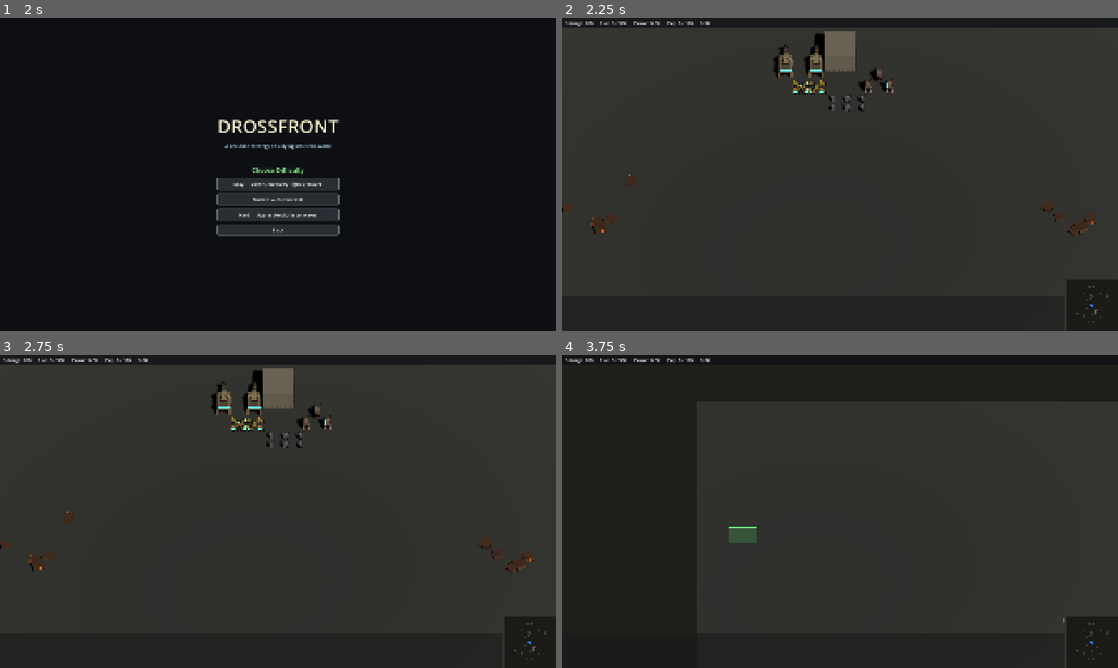
Above: before the commit, frames 1-4 (two rows, left to right).
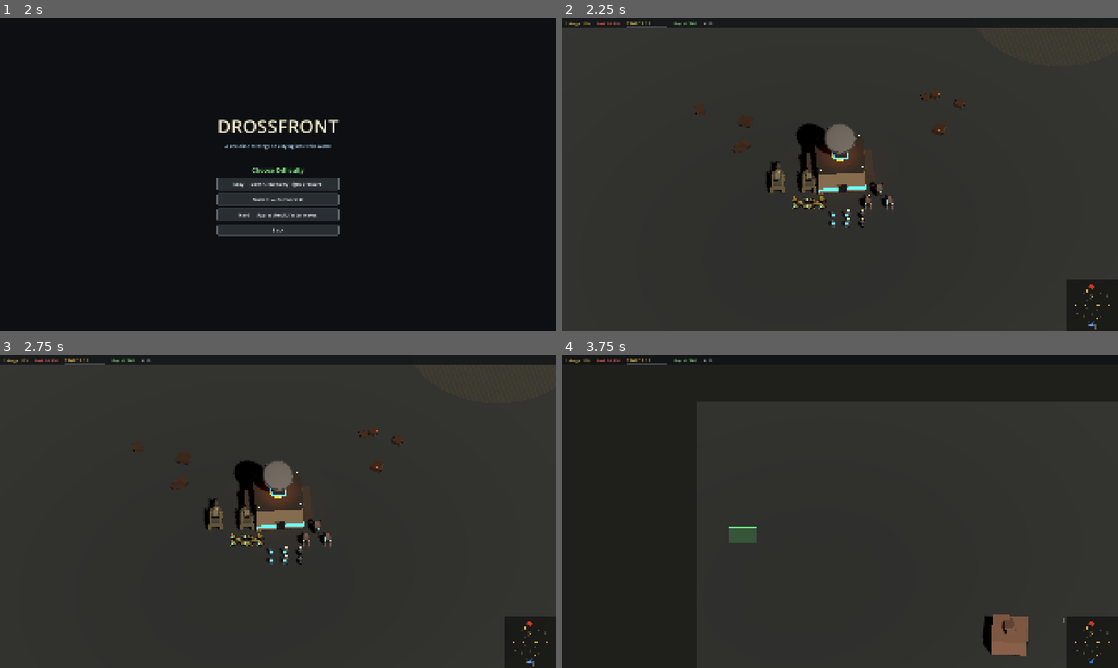
Above: after the commit, the same moments.

Repository: Alkhalim/DrossFront
Game: Godot game, scene res://scenes/main_menu.tscn
The game is run twice, just before and just after one commit, with the same random seed, the same clock (stepped at 60 frames per second) and the same inputs.
Inputs (mouse positions are in pixels of both pictures, inside the frame that each line leads up to):
- Up to frame 1 (2 s): click "Play" at 0.5 s; click "1v1 — You vs one AI opponent" at 1.25 s
- Up to frame 2 (2.25 s): click "Easy — Slow AI economy, light…" at 2 s
- Up to frame 3 (2.75 s): no input
- Up to frame 4 (3.75 s): tap Enter at 2.75 s; drag from (1090, 642) to (895, 442) at 2.77 s; drag from (728, 527) to (812, 574) at 3.52 s

Frame 1 is identical in both runs. In frame 2, 4.7% of the frame differs, in the area x 0-99%, y 1-100%; in frame 3, 4.8%; in frame 4, 1.3%.
Error before the commit: Parse Error: Could not parse global class "Building" from "res://scripts/building.gd". (res://scripts/builder_component.gd:5)

Commit message:
Fix duplicate lamp_sphere local in _detail_headquarters
Radar dish redesign added a `var lamp_sphere` at line ~406. The
existing corner-post detail loop also declared `var lamp_sphere` at
line ~473 — both inside _detail_headquarters(). GDScript 4 rejects
two var declarations with the same name in one function scope,
even when they're in different blocks (the dish code is straight-
line, the corner-post one is inside a for loop).

This was the actual root cause of the "Could not parse global class
Building" cascade. Renamed the for-loop local to corner_lamp_sphere.

Co-Authored-By: Claude Opus 4.7 (1M context) <noreply@anthropic.com>

Diff:
--- a/scripts/building.gd
+++ b/scripts/building.gd
@@ -469,11 +469,15 @@
 		post.position = Vector3(c.x, fs.y + post_box.size.y * 0.5, c.y)
 		post.set_surface_override_material(0, _detail_dark_metal_mat(Color(0.18, 0.18, 0.18)))
 		_attach_visual(post)
+		# `corner_lamp_sphere` rather than `lamp_sphere` — the radar dish
+		# code earlier in this function already declares a `lamp_sphere`,
+		# and GDScript 4 treats two `var` declarations with the same name
+		# in one function (even across blocks) as a duplicate error.
 		var lamp := MeshInstance3D.new()
-		var lamp_sphere := SphereMesh.new()
-		lamp_sphere.radius = 0.08
-		lamp_sphere.height = 0.16
-		lamp.mesh = lamp_sphere
+		var corner_lamp_sphere := SphereMesh.new()
+		corner_lamp_sphere.radius = 0.08
+		corner_lamp_sphere.height = 0.16
+		lamp.mesh = corner_lamp_sphere
 		lamp.position = Vector3(c.x, fs.y + post_box.size.y, c.y)
 		lamp.set_surface_override_material(0, _detail_emissive_mat(Color(0.5, 1.0, 0.4), 1.6))
 		_attach_visual(lamp)
